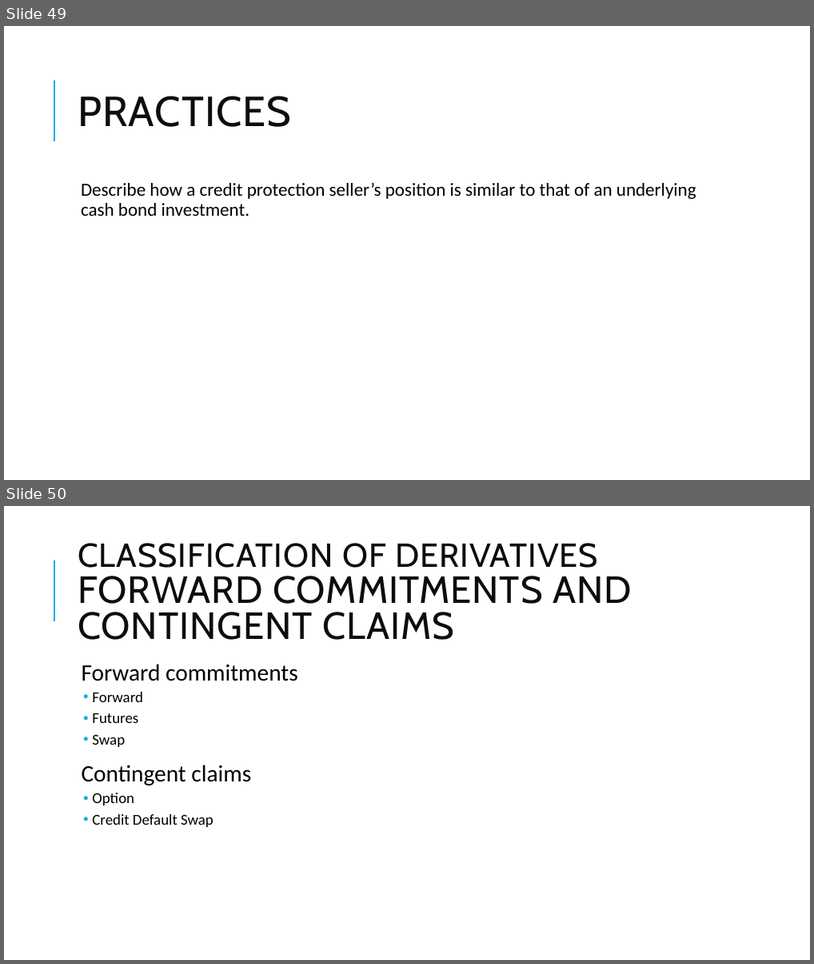
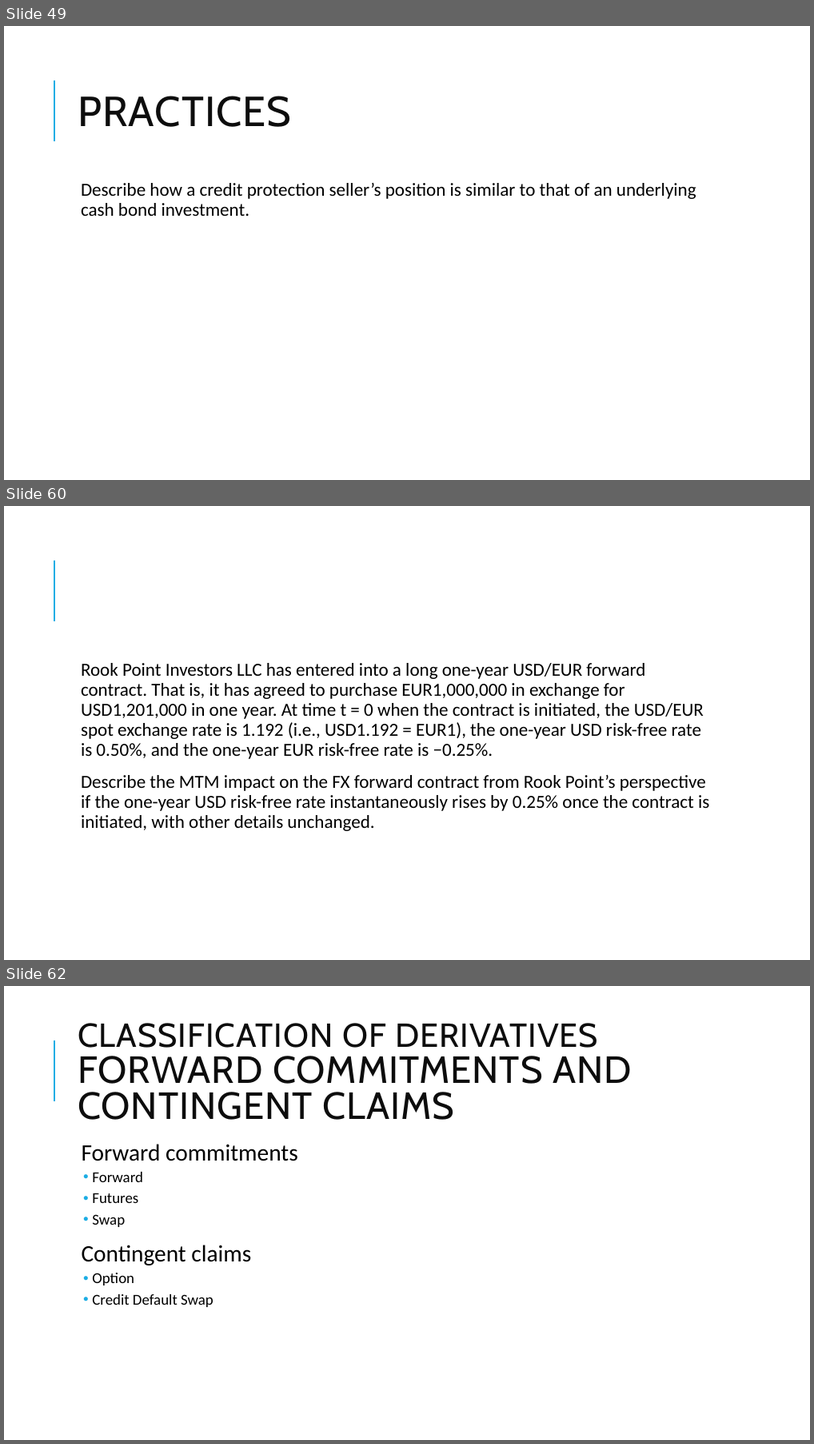
Before and after one commit to Isco0530/data, a slide deck: Derivatives.pptx. Shown one above the other, each under a label of ours: slides 49 and 50 before the commit, slides 49, 60 and 62 after it; the slides between them are not shown. The pictures are 814x964 and 814x1444 pixels, drawn with LibreOffice and Linux fonts; fonts in the diff are those of the drawing; background and template pictures are left out. Boxes give left, top, right and bottom in pixels: in the first picture for what was removed or moved away, otherwise in the second. Text is boxed around its words. In the diff, an @@ line names an element or a change of style, - is before the commit and + after.

```diff
--- a/Derivatives.pptx
+++ b/Derivatives.pptx
@@ slide 60 added at <box>4,506,810,960</box>, background #FFFFFF; not listed: 1 template element that a slide beside it also shows @@
@@ text added at <box>81,663,710,831</box>, 22 pt, text #000000 @@
+  Rook Point Investors LLC has entered into a long one-year USD/EUR forward contract. That is, it has agreed to purchase EUR1,000,000 in exchange for USD1,201,000 in one year. At time t = 0 when the contract is initiated, the USD/EUR spot exchange rate is 1.192 (i.e., USD1.192 = EUR1), the one-year USD risk-free rate is 0.50%, and the one-year EUR risk-free rate is −0.25%.
+  Describe the MTM impact on the FX forward contract from Rook Point’s perspective if the one-year USD risk-free rate instantaneously rises by 0.25% once the contract is initiated, with other details unchanged.
@@ what was slide 50 is now slide 62 @@
```
Also in this commit, not shown: 11 other slides added, 1 other file.
